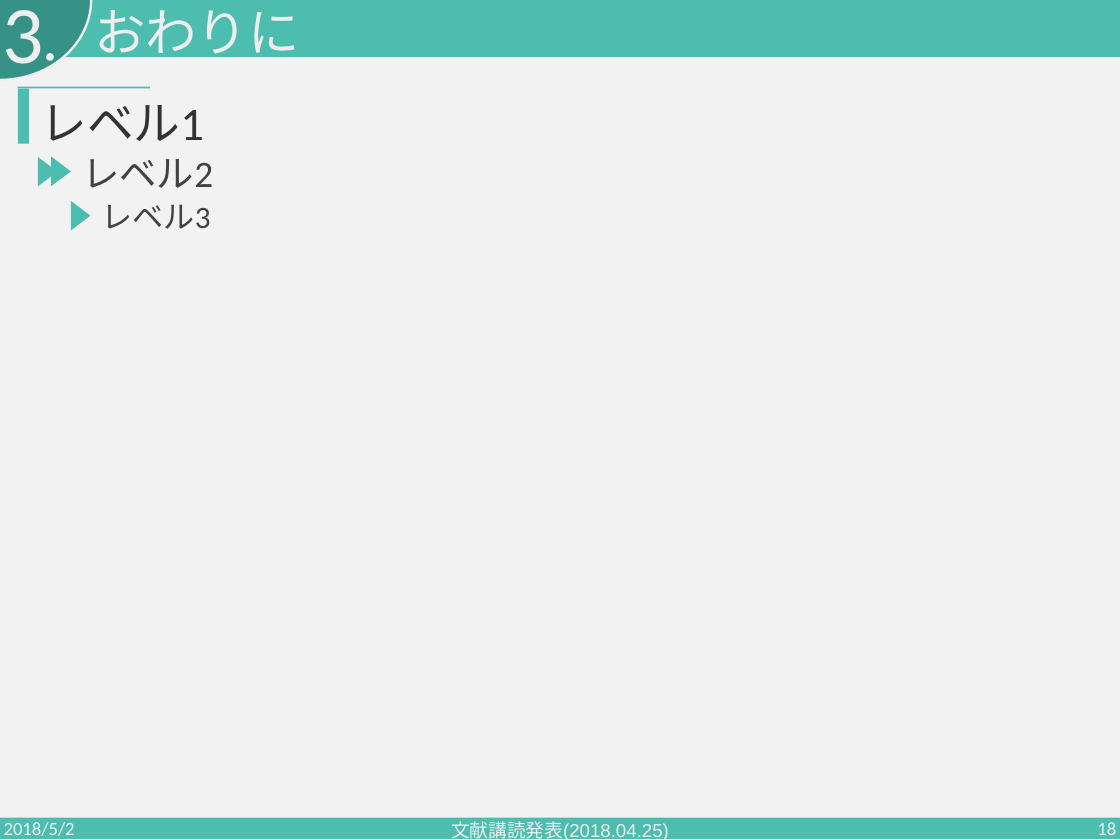
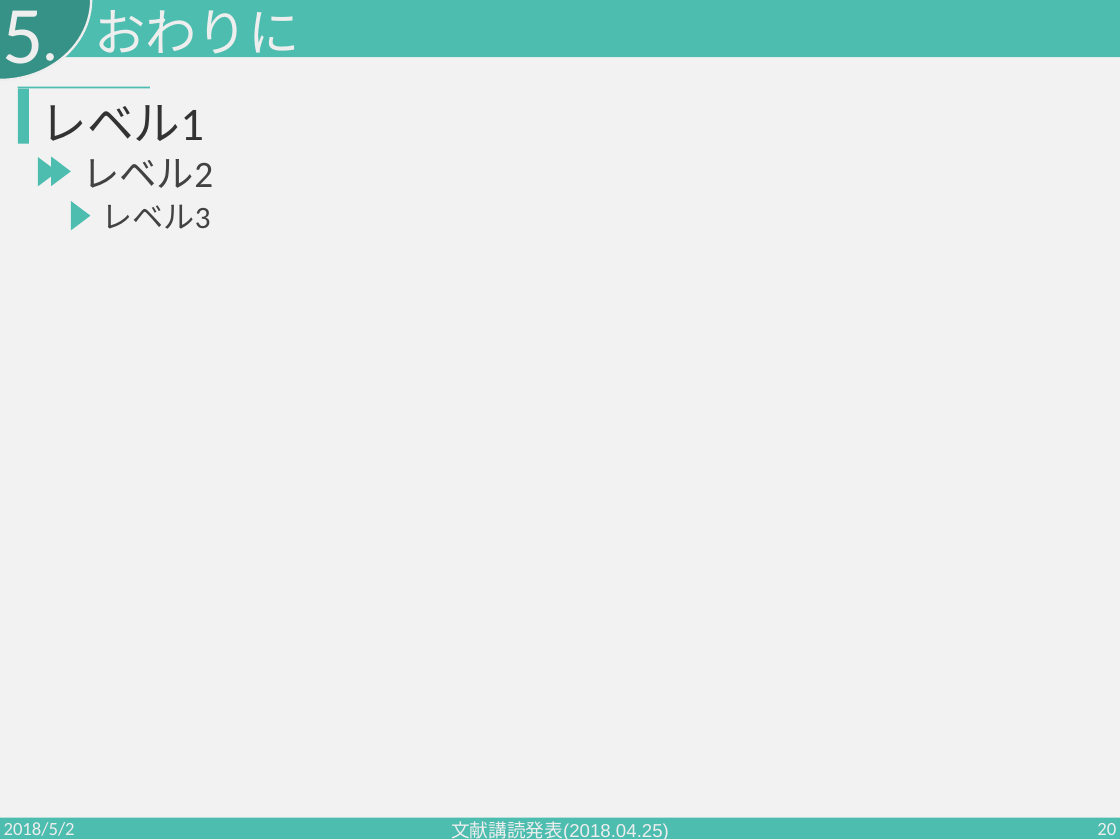
Before and after one commit to PajamaDrive/presentation, a slide deck: slide 20 of presentation_1st.pptx (slide 18 before the commit). Drawn at 1120x840 pixels with LibreOffice and Linux fonts; fonts in the diff are those of the drawing. Boxes give left, top, right and bottom in pixels: in the first picture for what was removed or moved away, otherwise in the second. Text is boxed around its words. In the diff, an @@ line names an element or a change of style, - is before the commit and + after.

```diff
--- a/presentation_1st.pptx
+++ b/presentation_1st.pptx
@@ text at bbox=[2, 10, 43, 83]: text changed @@
-3
+5
@@ page number at bbox=[1097, 823, 1116, 840]: text changed @@
-18
+20
```
Also in this commit, not shown: 3 other slides changed, 2 slides added.
